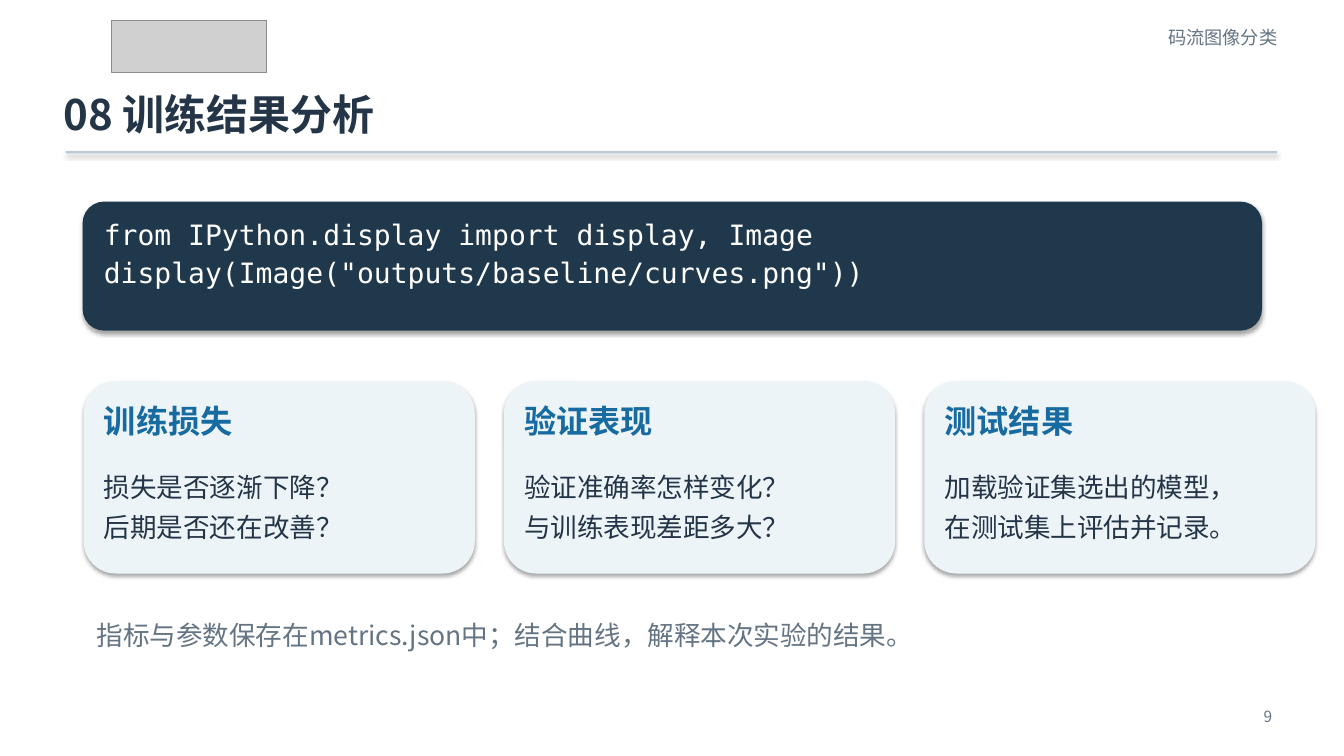
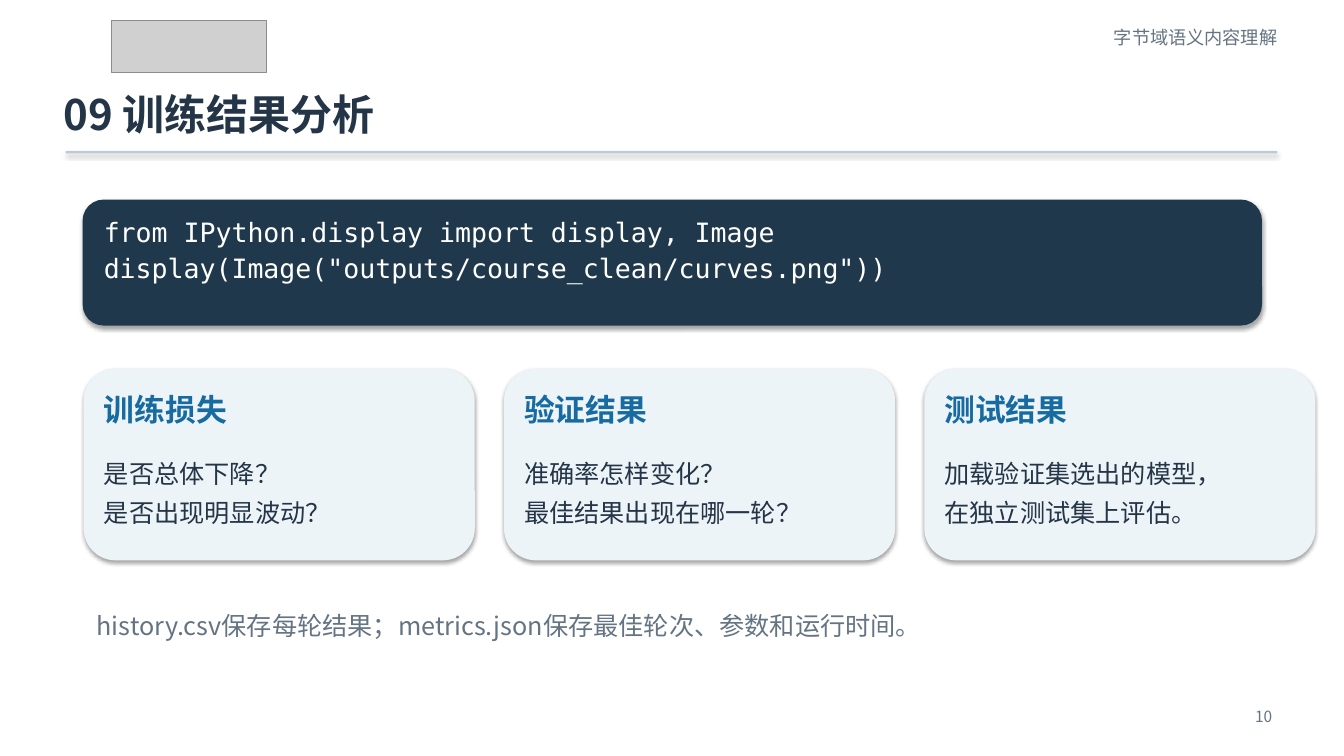
Before and after one commit to Franklin-L/byteformer-mnist-course, a slide deck: slide 10 of docs/ByteFormer_MNIST_零基础实验课.pptx (slide 9 before the commit). Drawn at 1344x756 pixels with LibreOffice and Linux fonts; fonts in the diff are those of the drawing; grey boxes stand for pictures. Boxes give left, top, right and bottom in pixels: in the first picture for what was removed or moved away, otherwise in the second. Text is boxed around its words. In the diff, an @@ line names an element or a change of style, - is before the commit and + after.

Commit message:
Revise course deck and corrupted-stream bonus task

```diff
--- a/docs/ByteFormer_MNIST_零基础实验课.pptx
+++ b/docs/ByteFormer_MNIST_零基础实验课.pptx
@@ text at (1114, 28, 1277, 46): text changed @@
-码流图像分类
+字节域语义内容理解
@@ text at (63, 94, 375, 134): text changed @@
-08 训练结果分析
+09 训练结果分析
@@ rounded rectangle: place and size @@
-rounded rectangle at (83, 202, 1262, 331)
+rounded rectangle at (83, 200, 1262, 326)
@@ text at (104, 221, 775, 248): size 20 to 19 pt in "from IPython.display import display, Image" @@
@@ text at (104, 257, 887, 284): text changed; size 20 to 19 pt @@
-display(Image("outputs/baseline/curves.png"))
+display(Image("outputs/course_clean/curves.png"))
@@ text "训练损失" at (104, 394, 227, 424): size 23 to 22 pt @@
@@ 3 rounded rectangles, 2 texts: place and size @@
-3 rounded rectangles, 2 texts at (84, 381, 1316, 574)
+3 rounded rectangles, 2 texts at (84, 369, 1316, 561)
@@ text "测试结果" at (945, 395, 1068, 424): size 23 to 22 pt @@
@@ text at (524, 394, 647, 424): text changed; size 23 to 22 pt @@
-验证表现
+验证结果
@@ text at (104, 462, 331, 524): text changed; size 19 to 18 pt @@
-损失是否逐渐下降？
-后期是否还在改善？
+是否总体下降？
+是否出现明显波动？
@@ text at (524, 461, 801, 524): text changed; size 19 to 18 pt @@
-验证准确率怎样变化？
-与训练表现差距多大？
+准确率怎样变化？
+最佳结果出现在哪一轮？
@@ text "加载验证集选出的模型，": place and size @@
-text "加载验证集选出的模型，" at (945, 474, 1237, 539)
+text "加载验证集选出的模型，" at (945, 461, 1222, 524)
@@ text at (945, 461, 1222, 486): size 19 to 18 pt in "加载验证集选出的模型，" @@
@@ text at (945, 501, 1197, 524): text changed; size 19 to 18 pt @@
-在测试集上评估并记录。
+在独立测试集上评估。
@@ text at (97, 614, 921, 641): text changed; size 19 to 18 pt @@
-指标与参数保存在metrics.json中；结合曲线，解释本次实验的结果。
+history.csv保存每轮结果；metrics.json保存最佳轮次、参数和运行时间。
@@ text at (1255, 710, 1272, 722): text changed @@
-9
+10
```
Also in this commit, not shown: 6 other slides changed, 9 slides added, 9 slides removed, 9 other files.
